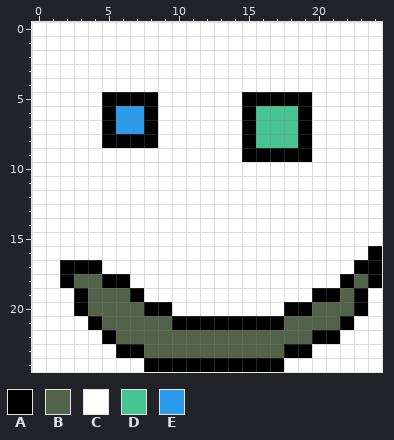
File history of a pixel-art sprite, images/test_medium_groups_marked.png. The picture above is the old version.
The file is 25x25 pixels.
Palette (. is transparent): A #000000  B #52624b  C #ffffff  D #46c492  E #2a9bea
Pixels before, first column x 0:
 0 CCCCCCCCCCCCCCCCCCCCCCCCC
 1 CCCCCCCCCCCCCCCCCCCCCCCCC
 2 CCCCCCCCCCCCCCCCCCCCCCCCC
 3 CCCCCCCCCCCCCCCCCCCCCCCCC
 4 CCCCCCCCCCCCCCCCCCCCCCCCC
 5 CCCCCAAAACCCCCCAAAAACCCCC
 6 CCCCCAEEACCCCCCADDDACCCCC
 7 CCCCCAEEACCCCCCADDDACCCCC
 8 CCCCCAAAACCCCCCADDDACCCCC
 9 CCCCCCCCCCCCCCCAAAAACCCCC
10 CCCCCCCCCCCCCCCCCCCCCCCCC
11 CCCCCCCCCCCCCCCCCCCCCCCCC
12 CCCCCCCCCCCCCCCCCCCCCCCCC
13 CCCCCCCCCCCCCCCCCCCCCCCCC
14 CCCCCCCCCCCCCCCCCCCCCCCCC
15 CCCCCCCCCCCCCCCCCCCCCCCCC
16 CCCCCCCCCCCCCCCCCCCCCCCCA
17 CCAAACCCCCCCCCCCCCCCCCCAA
18 CCABBAACCCCCCCCCCCCCCCABA
19 CCCABBBACCCCCCCCCCCCAABAC
20 CCCABBBBAACCCCCCCCAABBBAC
21 CCCCABBBBBAAAAAAAABBBBACC
22 CCCCCABBBBBBBBBBBBBBAACCC
23 CCCCCCAABBBBBBBBBBAACCCCC
24 CCCCCCCCAAAAAAAAAACCCCCCC
Once edited:
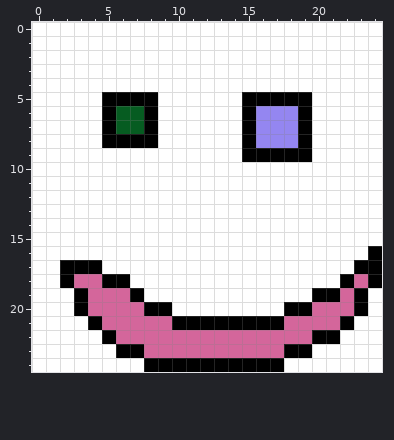
Difference:
colour B: #52624b -> #d4669b
colour D: #46c492 -> #9486f1
colour E: #2a9bea -> #065c21
Changed places in both pictures, as pixel boxes (x1, y1, x2, y2):
changed: (116, 106, 144, 134)
changed: (256, 106, 298, 148)
changed: (74, 274, 368, 358)
